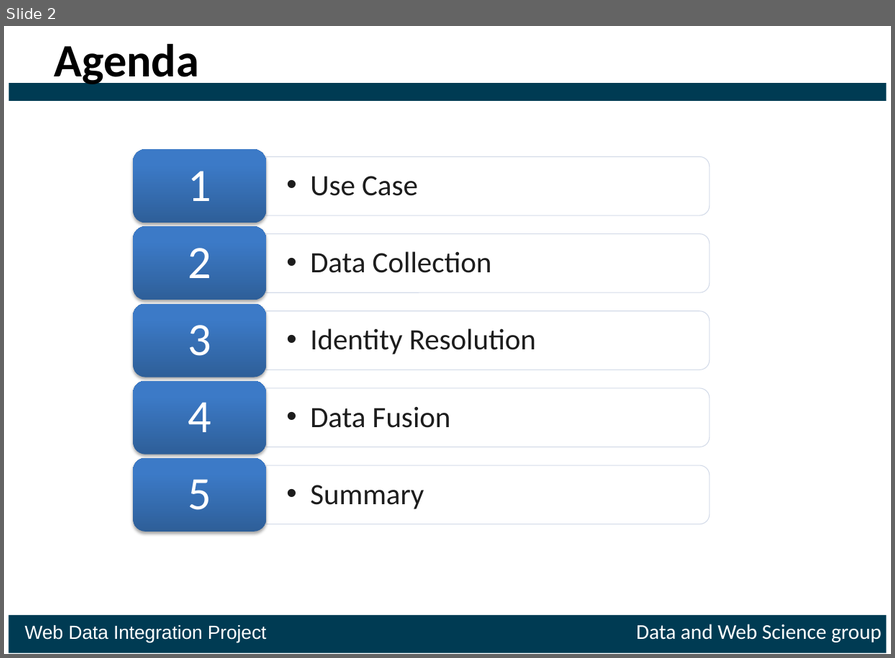
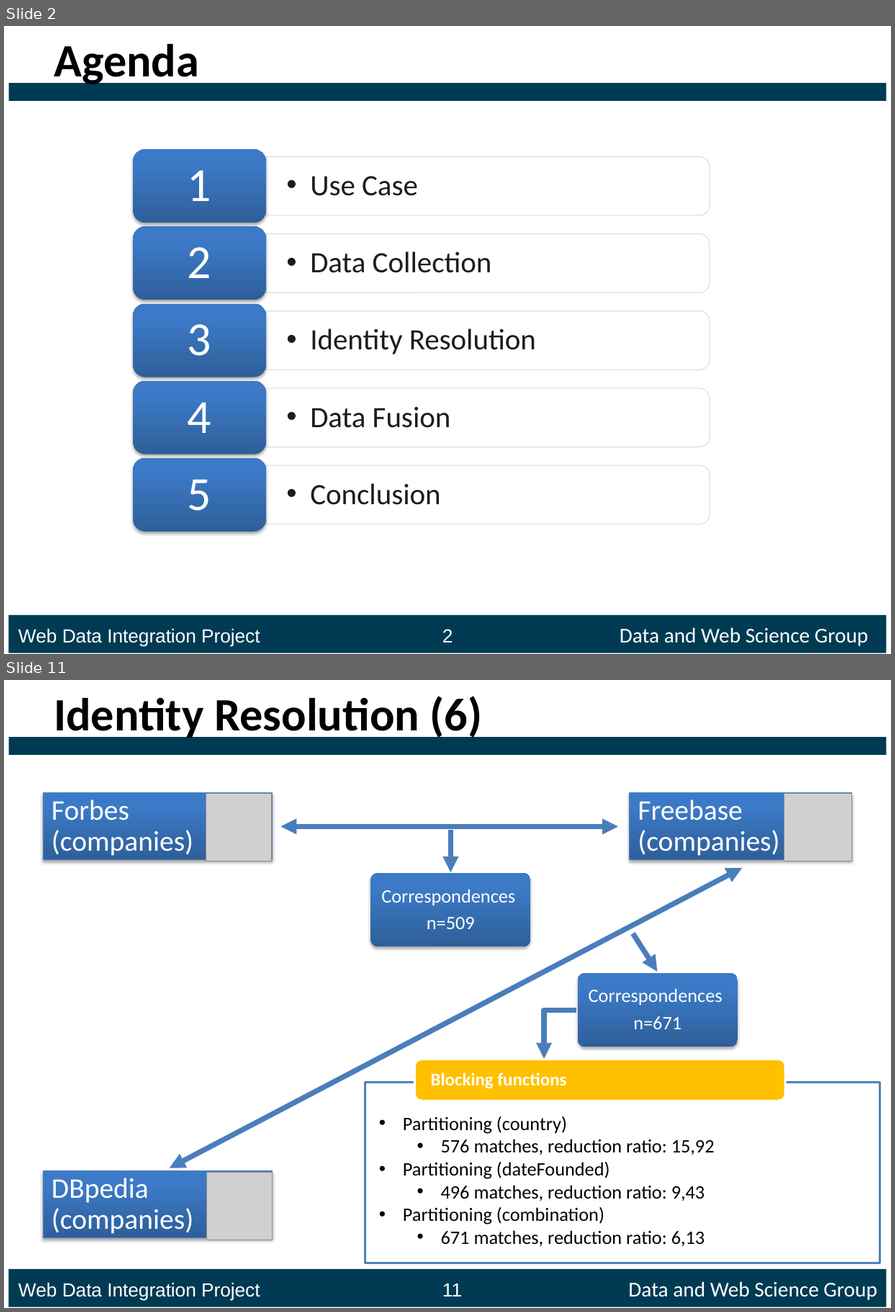
Before and after one commit to ofrendo/WebDataIntegration, a slide deck: presentation/Presentation_template.pptx. Shown one above the other, each under a label of ours: slide 2 before the commit, slides 2 and 11 after it; the slides between them are not shown. The pictures are 895x658 and 895x1312 pixels, drawn with LibreOffice and Linux fonts; fonts in the diff are those of the drawing; grey boxes stand for pictures. Boxes give left, top, right and bottom in pixels: in the first picture for what was removed or moved away, otherwise in the second. Text is boxed around its words. In the diff, an @@ line names an element or a change of style, - is before the commit and + after.

```diff
--- a/presentation/Presentation_template.pptx
+++ b/presentation/Presentation_template.pptx
@@ slide 11 added at [4,680,891,1308], background #FFFFFF; not listed: 3 template elements that a slide beside it also shows @@
@@ title added at [54,696,483,742], 44 pt, text #000000, bold @@
+Identity Resolution (6)
@@ freeform shape added at [43,793,272,860], fill gradient #2F5F99 to #3D7CC7 to #3A7CCB, outline #4B7EBC 0.75 pt, 27 pt, text #FFFFFF @@
+Forbes (companies)
@@ picture added at [206,793,272,861] @@
@@ freeform shape added at [629,793,851,860], fill gradient #2F5F99 to #3D7CC7 to #3A7CCB, outline #4B7EBC 0.75 pt, 27 pt, text #FFFFFF @@
+Freebase (companies)
@@ picture added at [784,793,852,861] @@
@@ double arrow added from (281, 826) to (619, 826), #4B7EBC 5 pt @@
@@ arrow added from (451, 830) to (451, 873), #4B7EBC 5 pt @@
@@ double arrow added from (742, 868) to (170, 1168), #4B7EBC 5 pt @@
@@ rounded rectangle added at [371,874,531,947], fill gradient #2F5F99 to #3D7CC7 to #3A7CCB @@
@@ text added at [381,889,515,929], 18 pt, text #FFFFFF @@
+Correspondences
+n=509
@@ arrow added from (633, 933) to (657, 972), #4B7EBC 5 pt @@
@@ rounded rectangle added at [578,974,738,1047], fill gradient #2F5F99 to #3D7CC7 to #3A7CCB @@
@@ text added at [589,988,723,1029], 18 pt, text #FFFFFF @@
+Correspondences
+n=671
@@ elbow arrow added from (577, 1010) to (544, 1059), #4B7EBC 5 pt @@
@@ rounded rectangle added at [414,1059,786,1101], fill #FFC000, outline #FFFFFF 2 pt @@
@@ rectangle added at [365,1082,880,1262], fill #FFFFFF at 90% opacity, outline #4F81BD 2 pt @@
@@ text added at [431,1072,566,1089], 17 pt, text #FFFFFF, bold @@
+Blocking functions
@@ text added at [403,1116,715,1246], 18 pt, text #000000 @@
+• Partitioning (country)
+  • 576 matches, reduction ratio: 15,92
+• Partitioning (dateFounded)
+  • 496 matches, reduction ratio: 9,43
+• Partitioning (combination)
+  • 671 matches, reduction ratio: 6,13
@@ freeform shape added at [43,1171,272,1238], fill gradient #2F5F99 to #3D7CC7 to #3A7CCB, outline #4B7EBC 0.75 pt, 27 pt, text #FFFFFF @@
+DBpedia (companies)
@@ picture added at [206,1172,273,1240] @@
@@ slide 2 changed as well @@
@@ text at [310,483,440,505]: text changed @@
-  •• Summary
+  •• Conclusion
@@ text added at [18,627,868,646], 18 pt, text #FFFFFF @@
+Web Data Integration Project 2 Data and Web Science Group
@@ text removed at [25,624,882,643] @@
-Web Data Integration Project Data and Web Science group
```
Also in this commit, not shown: 5 other slides changed, 12 other slides added, 7 slides removed.
